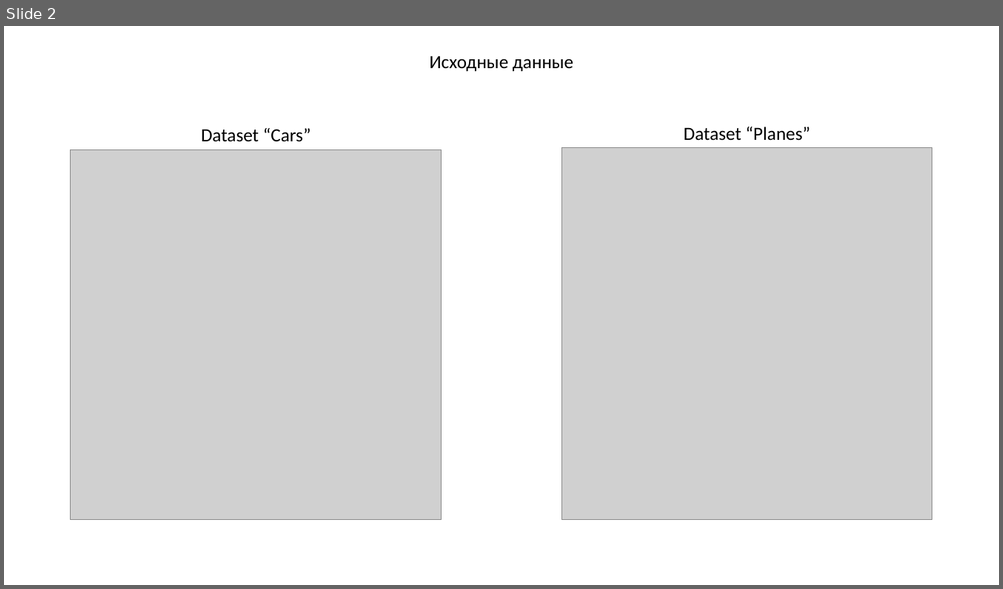
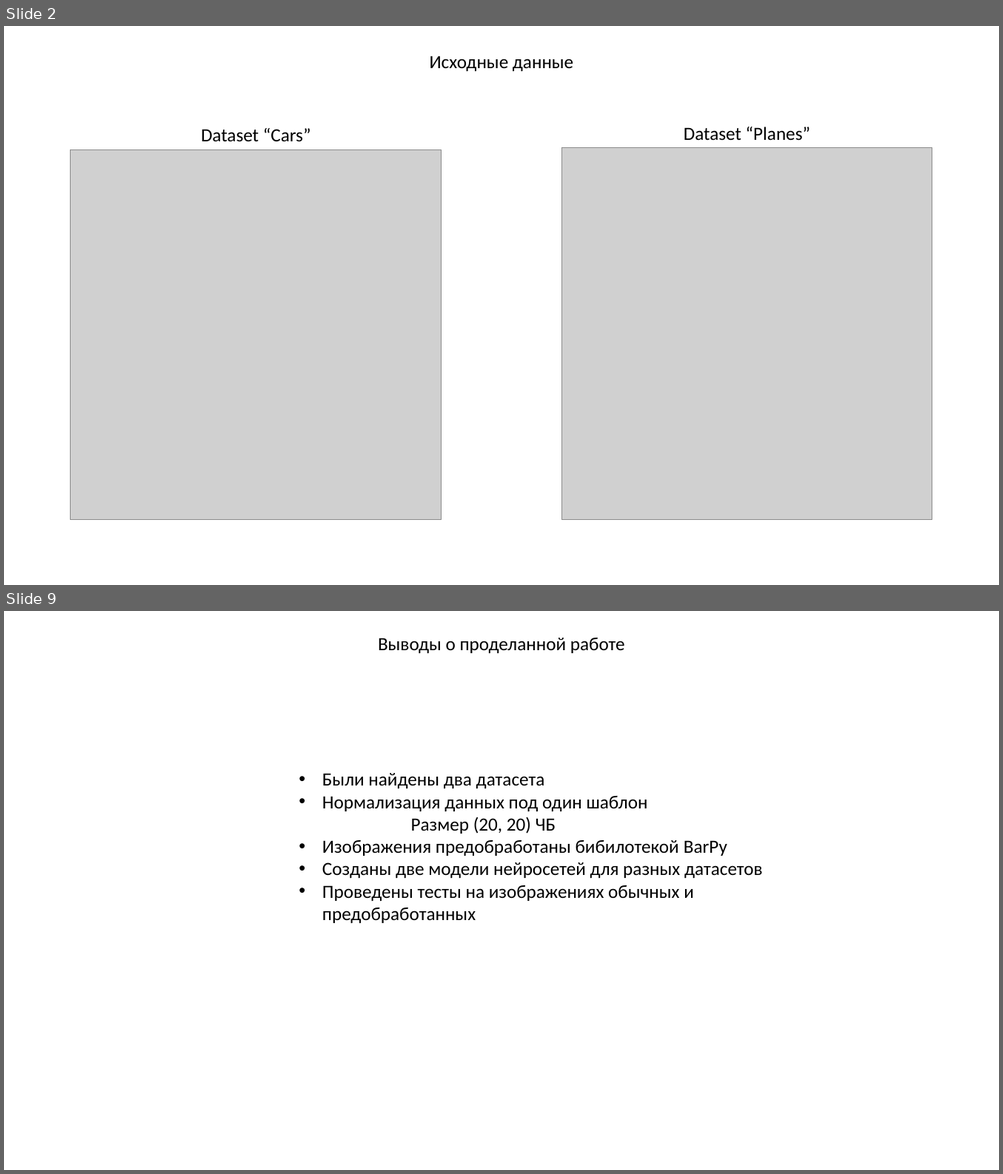
Before and after one commit to KanVull/Kursach-8Sem, a slide deck: Презентация.pptx. Shown one above the other, each under a label of ours: slide 2 before the commit, slides 2 and 9 after it; the slides between them are not shown. The pictures are 1003x589 and 1003x1174 pixels, drawn with LibreOffice and Linux fonts; fonts in the diff are those of the drawing; grey boxes stand for pictures. Boxes give left, top, right and bottom in pixels: in the first picture for what was removed or moved away, otherwise in the second. Text is boxed around its words. In the diff, an @@ line names an element or a change of style, - is before the commit and + after.

```diff
--- a/Презентация.pptx
+++ b/Презентация.pptx
@@ slide 9 added at [4, 611, 999, 1170], background #FFFFFF @@
@@ text added at [378, 638, 625, 653], 18 pt, text #000000 @@
+Выводы о проделанной работе
@@ text added at [322, 773, 762, 923], 18 pt, text #000000 @@
+• Были найдены два датасета
+• Нормализация данных под один шаблон
+  Размер (20, 20) ЧБ
+• Изображения предобработаны бибилотекой BarPy
+• Созданы две модели нейросетей для разных датасетов
+• Проведены тесты на изображениях обычных и предобработанных
```
Also in this commit, not shown: 1 slide changed, 5 other slides added, 14 slides removed, 4 other files.
